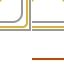
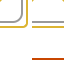
Layer changes from the first w=64, h=64 image to the second:
removed layer "Rectangle 1" over [0, 0, 31, 31]
removed layer "Shape 2 copy 3" over [32, 29, 64, 31]
